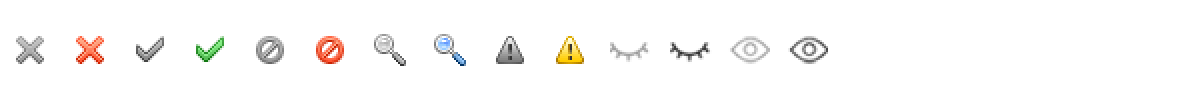
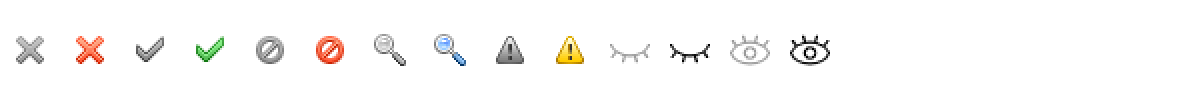
Comparing the layer stacks of the two 1200x100 images. Changes:
hid "图层 2", moved it above "图层 3", painted on it over [610, 36, 828, 64]
added layer "图层 6 副本" above "图层 5" over [670, 44, 710, 64]
added layer "图层 5" above "txt" over [610, 44, 650, 64]
added layer "txt" above "warning" over [730, 34, 830, 66]
